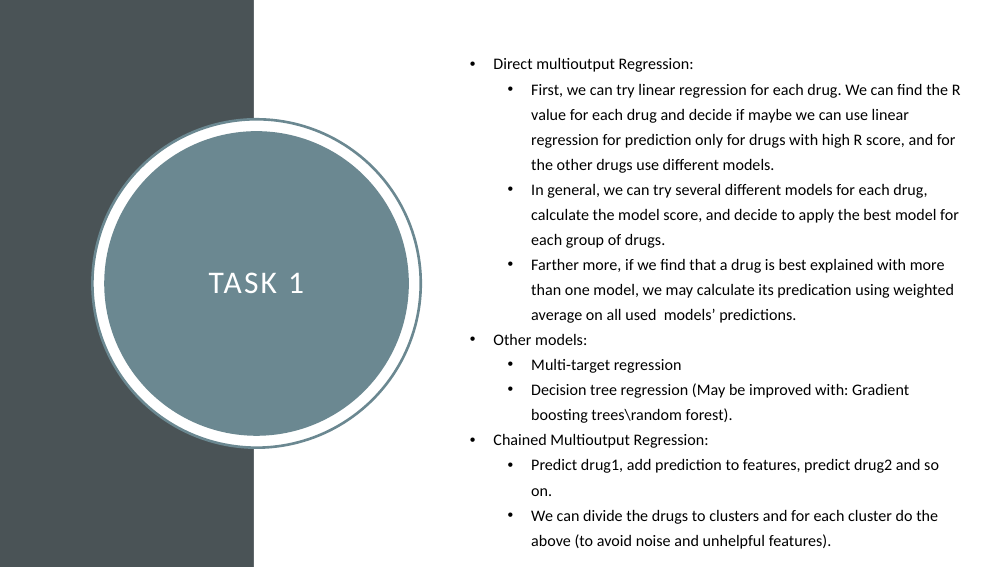
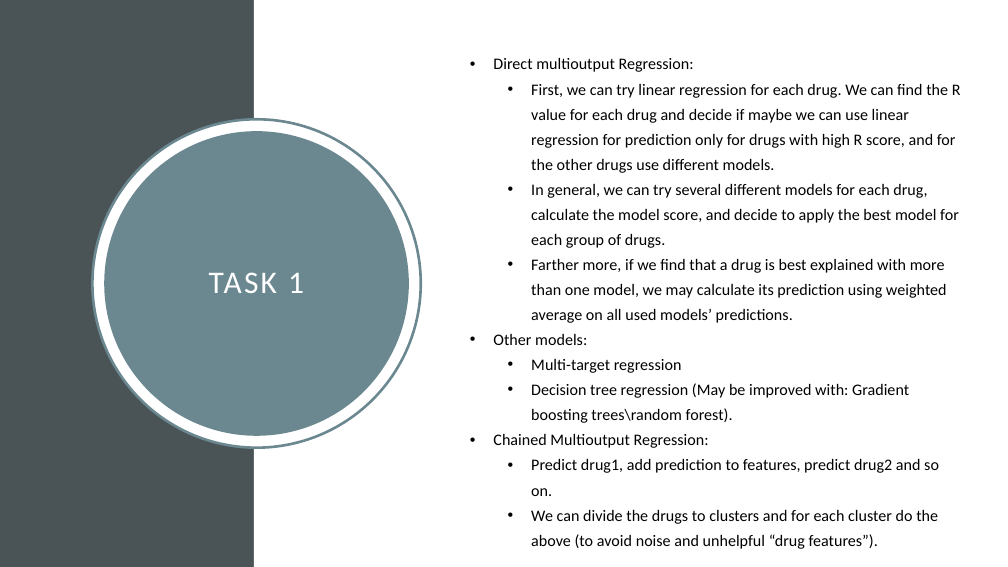
Before and after one commit to Eden5165/workshop_genomic, a slide deck: slide 4 of MileStone1.pptx. Drawn at 1008x567 pixels with LibreOffice and Linux fonts; fonts in the diff are those of the drawing. Boxes give left, top, right and bottom in pixels: in the first picture for what was removed or moved away, otherwise in the second. Text is boxed around its words. In the diff, an @@ line names an element or a change of style, - is before the commit and + after.

```diff
--- a/MileStone1.pptx
+++ b/MileStone1.pptx
@@ text at (531, 259, 947, 323): text changed @@
-  • Farther more, if we find that a drug is best explained with more than one model, we may calculate its predication using weighted average on all used models’ predictions.
+  • Farther more, if we find that a drug is best explained with more than one model, we may calculate its prediction using weighted average on all used models’ predictions.
@@ text at (531, 510, 938, 549): text changed @@
-  • We can divide the drugs to clusters and for each cluster do the above (to avoid noise and unhelpful features).
+  • We can divide the drugs to clusters and for each cluster do the above (to avoid noise and unhelpful “drug features”).
```
Also in this commit, not shown: 3 other slides changed, 1 slide added, 1 other file.
